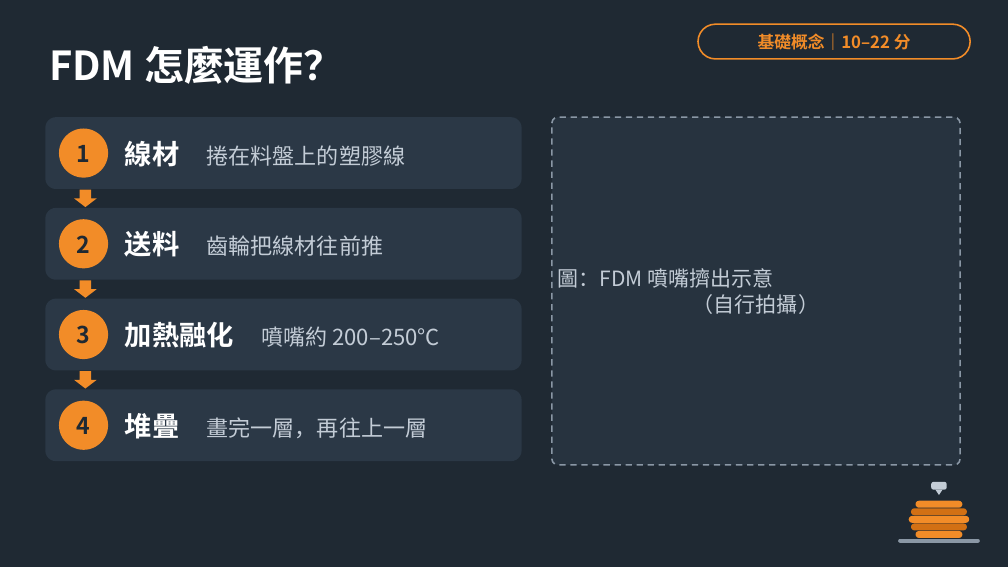
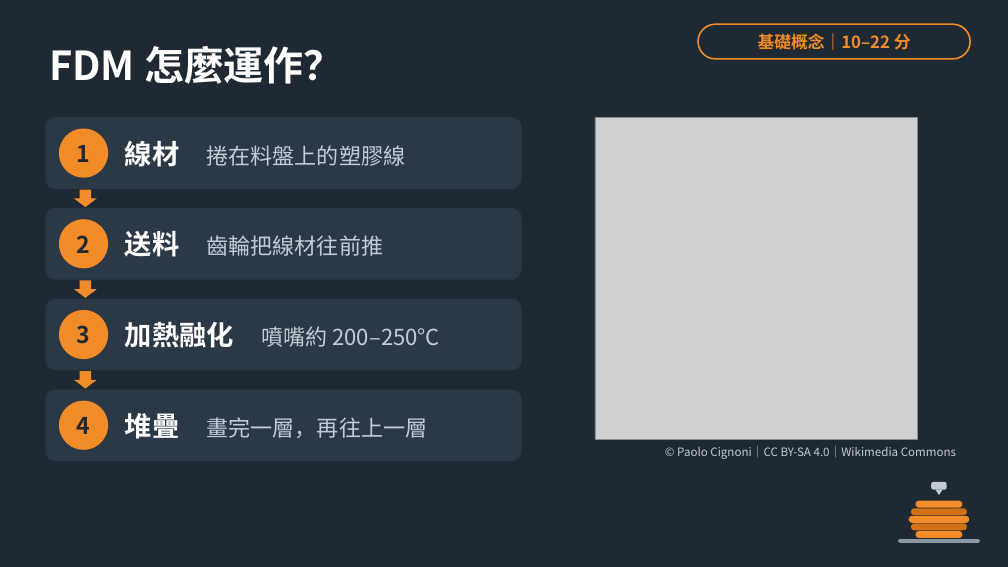
Before and after one commit to Ianwangamer/flip-cargo-e-plus, a slide deck: slide 8 of workshop-3d-printing/3D列印工作坊.pptx. Drawn at 1008x567 pixels with LibreOffice and Linux fonts; fonts in the diff are those of the drawing; grey boxes stand for pictures. Boxes give left, top, right and bottom in pixels: in the first picture for what was removed or moved away, otherwise in the second. Text is boxed around its words. In the diff, an @@ line names an element or a change of style, - is before the commit and + after.

```diff
--- a/workshop-3d-printing/3D列印工作坊.pptx
+++ b/workshop-3d-printing/3D列印工作坊.pptx
@@ rounded rectangle removed at (552, 117, 960, 465) @@
-圖：FDM 噴嘴擠出示意
-（自行拍攝）
@@ picture added at (595, 117, 917, 439) @@
@@ text added at (677, 446, 956, 459), 11 pt, text #C3CCD6 @@
+© Paolo Cignoni｜CC BY-SA 4.0｜Wikimedia Commons
```
Also in this commit, not shown: 4 other slides changed, 9 other files.
